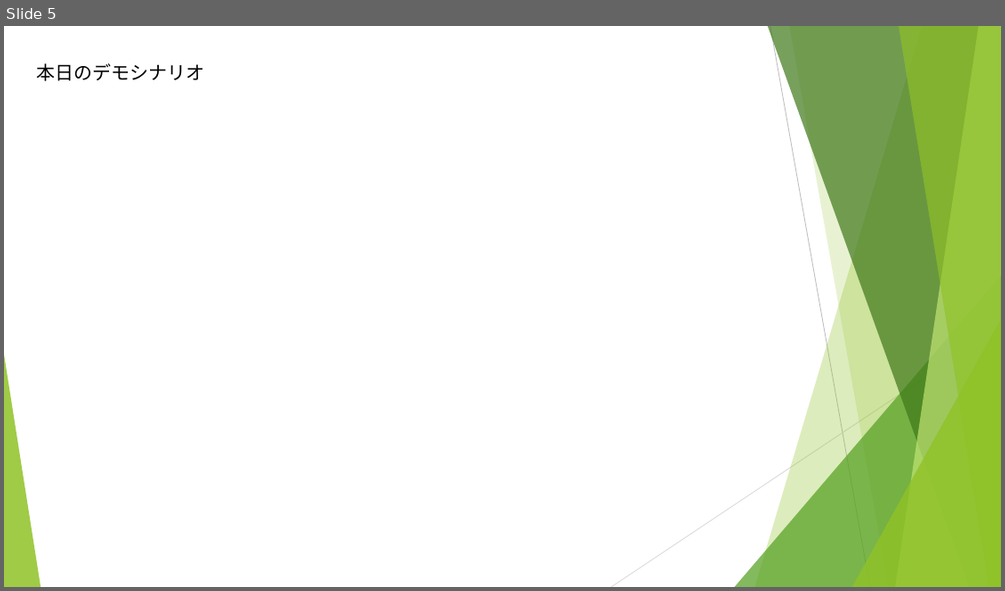
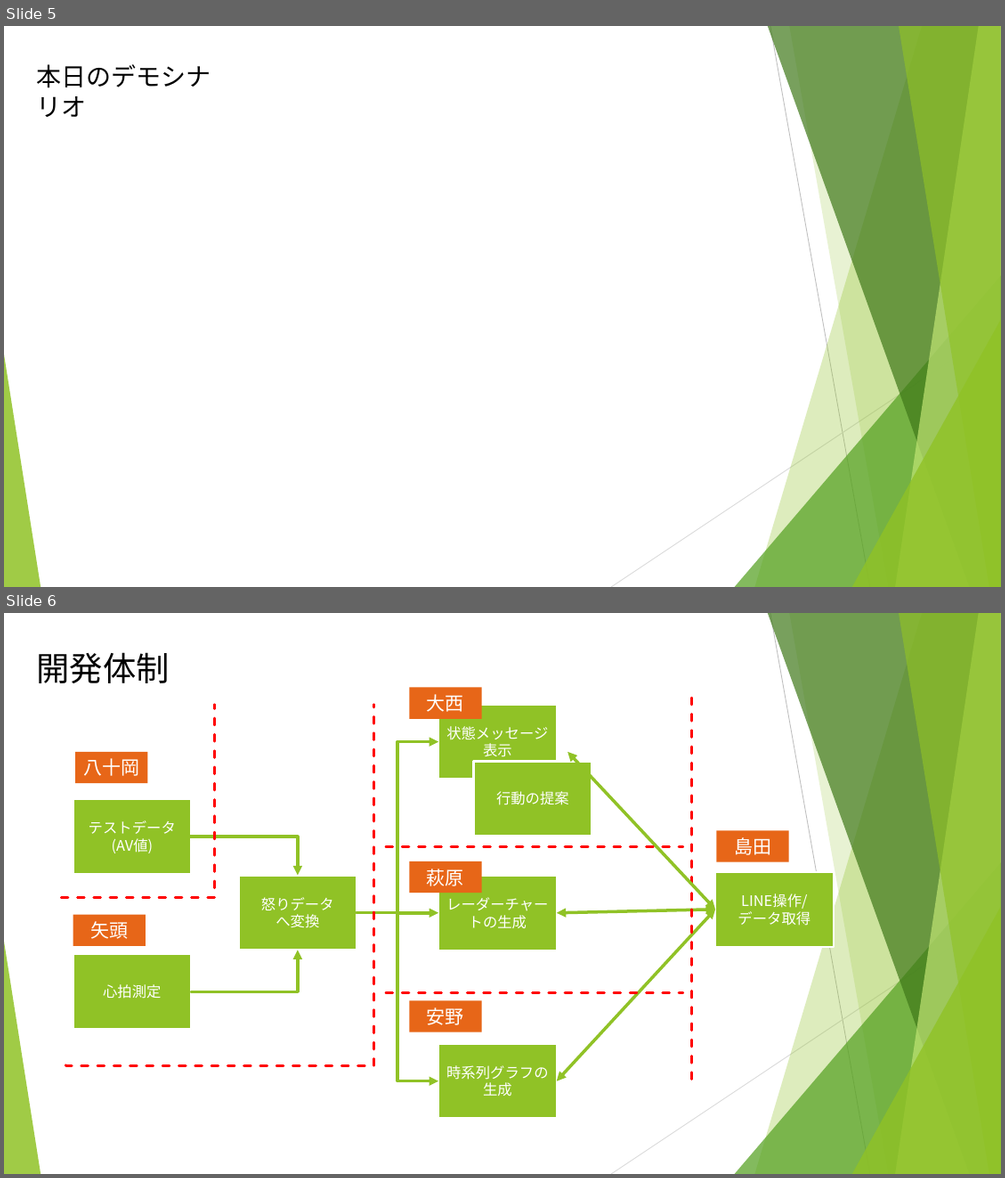
Before and after one commit to Smart-SE/sse2018-group3, a slide deck: oonishi/感情衛星「ひまわり」の発表シナリオ.pptx. Shown one above the other, each under a label of ours: slide 5 before the commit, slides 5 and 6 after it. The pictures are 1005x591 and 1005x1178 pixels, drawn with LibreOffice and Linux fonts; fonts in the diff are those of the drawing. Boxes give left, top, right and bottom in pixels: in the first picture for what was removed or moved away, otherwise in the second. Text is boxed around its words. In the diff, an @@ line names an element or a change of style, - is before the commit and + after.

```diff
--- a/oonishi/感情衛星「ひまわり」の発表シナリオ.pptx
+++ b/oonishi/感情衛星「ひまわり」の発表シナリオ.pptx
@@ slide 6 added at (4,613,1001,1174), background #FFFFFF; not listed: 10 template elements that a slide beside it also shows @@
@@ text added at (37,652,170,683), 32 pt, text #000000 @@
+開発体制
@@ rectangle added at (409,687,482,718), fill #E76618, 18 pt, text #FFFFFF @@
+大西
@@ elbow line added from (62, 898) to (214, 705), #FF0000 2.25 pt dashed @@
@@ elbow line added from (66, 1064) to (373, 705), #FF0000 2.25 pt dashed @@
@@ rectangle added at (438,705,557,779), fill #90C226, outline #FFFFFF 2 pt, 14 pt, text #FFFFFF @@
+状態メッセージ表示
@@ line added from (692, 1078) to (692, 694), #FF0000 2.25 pt dashed @@
@@ elbow arrow added from (357, 913) to (438, 742), #90C226 3 pt @@
@@ rectangle added at (75,752,147,784), fill #E76618, 18 pt, text #FFFFFF @@
+八十岡
@@ rectangle added at (474,761,591,835), fill #90C226, outline #FFFFFF 2 pt, 14 pt, text #FFFFFF @@
+行動の提案
@@ double arrow added from (568, 752) to (715, 909), #90C226 3 pt @@
@@ rectangle added at (73,799,191,874), fill #90C226, outline #FFFFFF 2 pt, 14 pt, text #FFFFFF @@
+テストデータ
+(AV値)
@@ elbow arrow added from (178, 836) to (298, 876), #90C226 3 pt @@
@@ line added from (386, 846) to (683, 846), #FF0000 2.25 pt dashed @@
@@ rectangle added at (717,831,789,862), fill #E76618, 18 pt, text #FFFFFF @@
+島田
@@ rectangle added at (239,876,357,950), fill #90C226, outline #FFFFFF 2 pt, 14 pt, text #FFFFFF @@
+怒りデータ
+へ変換
@@ rectangle added at (409,861,482,892), fill #E76618, 18 pt, text #FFFFFF @@
+萩原
@@ rectangle added at (438,876,557,950), fill #90C226, outline #FFFFFF 2 pt, 14 pt, text #FFFFFF @@
+レーダーチャートの生成
@@ rectangle added at (715,872,833,947), fill #90C226, outline #FFFFFF 2 pt, 14 pt, text #FFFFFF @@
+LINE操作/
+データ取得
@@ rectangle added at (73,915,146,946), fill #E76618, 18 pt, text #FFFFFF @@
+矢頭
@@ elbow arrow added from (357, 913) to (438, 1081), #90C226 3 pt @@
@@ elbow arrow added from (357, 913) to (438, 913), #90C226 3 pt @@
@@ double arrow added from (557, 913) to (715, 909), #90C226 3 pt @@
@@ double arrow added from (557, 1081) to (715, 909), #90C226 3 pt @@
@@ rectangle added at (73,954,191,1029), fill #90C226, outline #FFFFFF 2 pt, 14 pt, text #FFFFFF @@
+心拍測定
@@ elbow arrow added from (191, 991) to (298, 950), #90C226 3 pt @@
@@ line added from (386, 993) to (683, 993), #FF0000 2.25 pt dashed @@
@@ rectangle added at (409,1000,482,1032), fill #E76618, 18 pt, text #FFFFFF @@
+安野
@@ rectangle added at (438,1044,557,1119), fill #90C226, outline #FFFFFF 2 pt, 14 pt, text #FFFFFF @@
+時系列グラフの生成
@@ slide 5 changed as well @@
@@ text "本日のデモシナリオ" at (37,64,211,117): size 18 to 24 pt, font Cabin to Noto Sans CJK JP @@
```
Also in this commit, not shown: 3 other slides changed, 1 other slide added, 1 slide removed.
